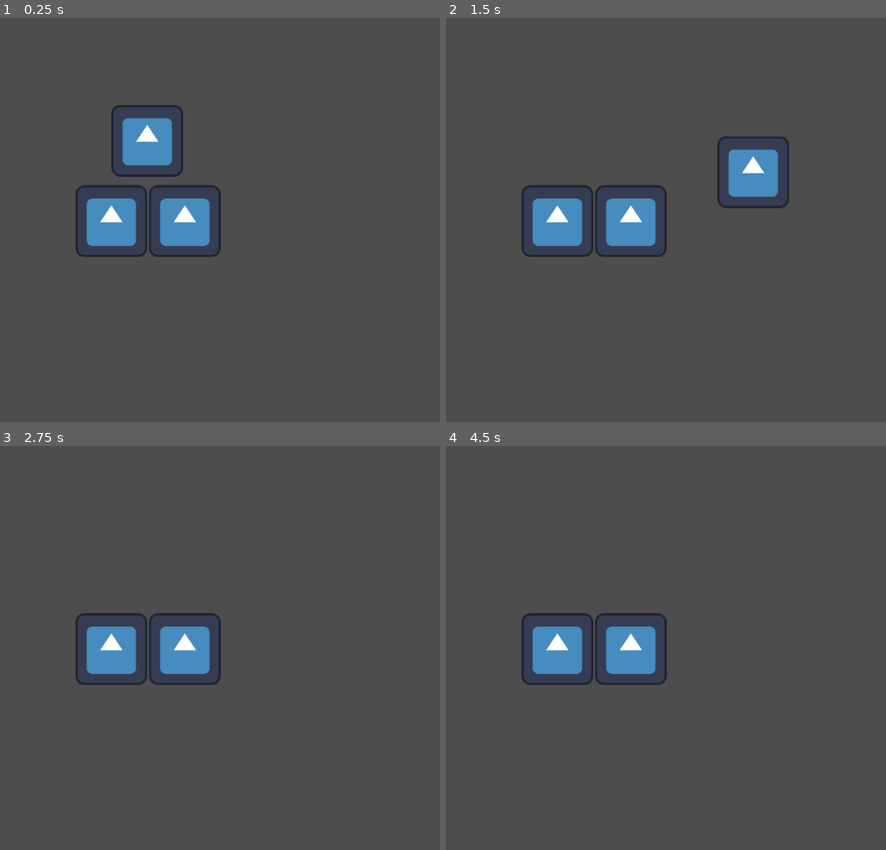
Above: before the commit, frames 1-4 (two rows, left to right).
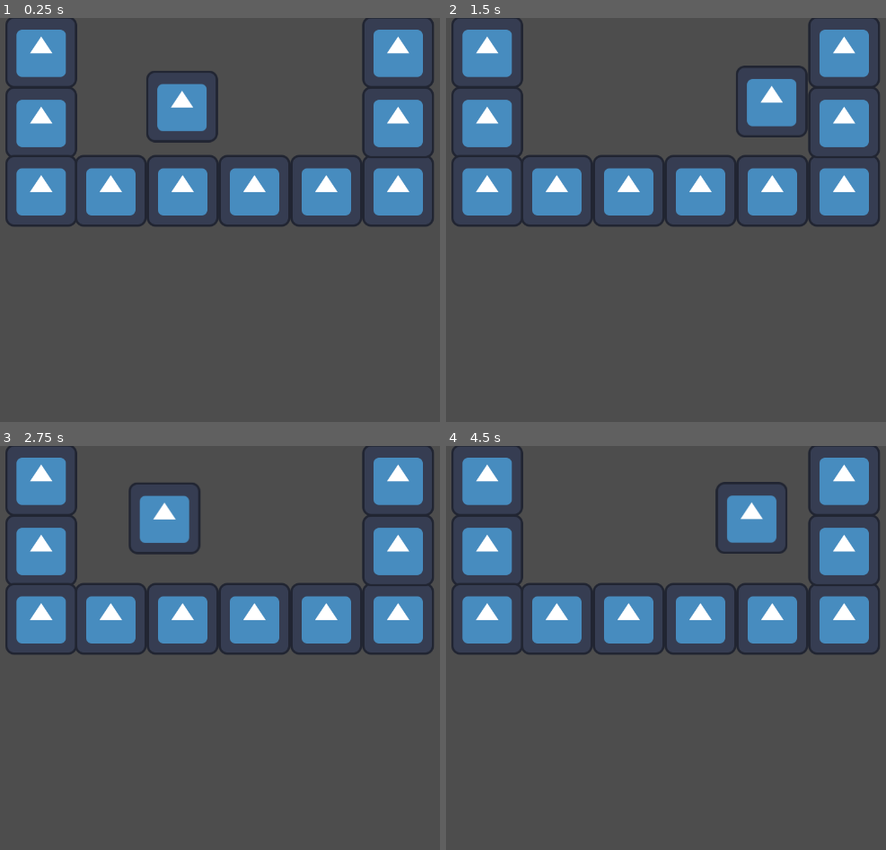
Above: after the commit, the same moments.

Repository: Askerad/LD54
Game: Godot game, scene res://Levels/Marco_Test_Scene.tscn
Same seed, same stepped clock (60 frames per second), same inputs: the game is played once before the commit and once after it. The project has no main scene, so this scene is started directly. The engine's default icon, where the game draws it, is replaced by a stand-in: a white triangle on a blue panel in a dark square.
Inputs:
- Up to frame 1 (0.25 s): no input
- Up to frame 2 (1.5 s): tap Enter (ui_accept) at 0.5, 1.35 s; hold Enter (ui_accept) 0.53-1.28 s; hold Right (ui_right) from 0.53 s (still down)
- Up to frame 3 (2.75 s): tap Enter (ui_accept) at 1.52, 1.82 s; release Right (ui_right) at 2.03 s; hold Left (ui_left) from 2.03 s (still down); hold Enter (ui_accept) from 2.03 s (still down)
- Up to frame 4 (4.5 s): release Left (ui_left) at 2.78 s; release Enter (ui_accept) at 2.78 s; hold Right (ui_right) 2.78-4.28 s; tap Enter (ui_accept) at 2.85, 3.02, 3.32, 4.35 s; hold Enter (ui_accept) 3.53-4.28 s; hold Left (ui_left) from 4.28 s (still down)

The runs differ from the first frame. In frame 1, 20% of the frame differs, in the area x 1-99%, y 0-60%; in frame 2, 20%; in frame 3, 19%; in frame 4, 19%.

Commit message:
Wall Jump V1

Diff:
--- a/Characters/Player/character.gd
+++ b/Characters/Player/character.gd
@@ -1,29 +1,63 @@
 extends CharacterBody2D
 
-
+@export var delay = 0.3
+@export var wall_delay = 0.3
 @export var SPEED = 300.0
 @export var JUMP_VELOCITY = -400.0
-
+@export var wall_jump_delay = 2
 #var _airtime: float = 0.0
 
 # Get the gravity from the project settings to be synced with RigidBody nodes.
 var gravity = ProjectSettings.get_setting("physics/2d/default_gravity")
 
-# timer for the coyote jump
+
+var wall_grabbed = 0
+var wall_jumped = 0
+
 var Jump_buffer = null
-@export var delay = 0.3
+var wall_jump_timer = null
+var wall_stance_timer = null
 
 func _ready():
+	#set timers for the functions
 	Jump_buffer = Timer.new()
 	Jump_buffer.one_shot = true
 	Jump_buffer.wait_time = delay
 	add_child(Jump_buffer)
 
+	wall_stance_timer = Timer.new()
+	wall_stance_timer.one_shot = true
+	wall_stance_timer.wait_time= wall_delay
+	add_child(wall_stance_timer)
+
+	wall_jump_timer = Timer.new()
+	wall_jump_timer.one_shot = true
+	wall_jump_timer.wait_time= wall_jump_delay
+	add_child(wall_jump_timer)
 
 func jump():
 		velocity.y = JUMP_VELOCITY
+		#cut if jump button is released before max velocity
 		if !Input.is_action_pressed("ui_accept"):
 			jump_cut()
+
+func wallgrab(direction):
+	if is_on_wall() and direction and !is_on_floor() and wall_grabbed == 0:
+		wall_grabbed = 1
+		wall_stance_timer.start()
+	if !wall_stance_timer.is_stopped():
+		velocity.y = 0
+		if Input.is_action_just_pressed("ui_accept"):
+			wall_stance_timer.stop()
+			wall_jump(direction)
+		#print ("I touched da wall")
+
+func wall_jump(direction):
+	wall_jumped = 1
+	wall_jump_timer.start()
+	velocity.y = JUMP_VELOCITY
+	velocity.x = -direction * SPEED + (direction * -2000)
+
 
 func jump_cut():
 	Jump_buffer.stop()
@@ -34,13 +68,15 @@
 	# Add the gravity.
 	if not is_on_floor():
 		velocity.y += gravity * delta
+	else:
+		wall_grabbed = 0
 
 	if Input.is_action_pressed("ui_accept"):
 		if is_on_floor():
-			print("jump classique")
+			#print("jump classique")
 			jump()
 		else:
-			print("space in space")
+			#print("space in space")
 			Jump_buffer.start()
 	if is_on_floor():
 		if !Jump_buffer.is_stopped():
@@ -51,13 +87,21 @@
 	# Handle Jump.
 
 
-
 	# Get the input direction and handle the movement/deceleration.
 	# As good practice, you should replace UI actions with custom gameplay actions.
 	var direction = Input.get_axis("ui_left", "ui_right")
-	if direction:
-		velocity.x = direction * SPEED
+	if direction and wall_jumped == 0:
+		wall_jumped = 1
+		velocity.x = lerp(velocity.x, direction * SPEED, 0.15)
 	else:
 		velocity.x = lerp(velocity.x, 0.0, 0.2)
 
+	#will activate if player is in the air
+	wallgrab(direction)
+	if is_on_wall() and direction and !is_on_floor() and Input.is_action_just_pressed("ui_accept"):
+		wall_jump(direction)
+
+	if wall_jump_timer.is_stopped:
+		wall_jumped = 0
+
 	move_and_slide()
--- a/Levels/Marco_Test_Scene.tscn
+++ b/Levels/Marco_Test_Scene.tscn
@@ -6,10 +6,34 @@
 [node name="Node2D" type="Node2D"]
 
 [node name="CharacterBody2D" parent="." instance=ExtResource("1_1maxv")]
-position = Vector2(408, 186)
+position = Vector2(470, 125)
 
 [node name="Node2D" parent="." instance=ExtResource("2_b67ky")]
-position = Vector2(344, 362)
+position = Vector2(219, 186)
+
+[node name="Node2D" parent="Node2D" instance=ExtResource("2_b67ky")]
+position = Vector2(0, 122)
+
+[node name="Node2D2" parent="Node2D" instance=ExtResource("2_b67ky")]
+position = Vector2(0, -125)
 
 [node name="Node2D2" parent="." instance=ExtResource("2_b67ky")]
-position = Vector2(475, 362)
+position = Vector2(343, 308)
+
+[node name="Node2D2" parent="Node2D2" instance=ExtResource("2_b67ky")]
+position = Vector2(128, 0)
+
+[node name="Node2D2" parent="Node2D2/Node2D2" instance=ExtResource("2_b67ky")]
+position = Vector2(128, 0)
+
+[node name="Node2D2" parent="Node2D2/Node2D2/Node2D2" instance=ExtResource("2_b67ky")]
+position = Vector2(128, 0)
+
+[node name="Node2D2" parent="Node2D2/Node2D2/Node2D2/Node2D2" instance=ExtResource("2_b67ky")]
+position = Vector2(128, 0)
+
+[node name="Node2D2" parent="Node2D2/Node2D2/Node2D2/Node2D2/Node2D2" instance=ExtResource("2_b67ky")]
+position = Vector2(0, -122)
+
+[node name="Node2D2" parent="Node2D2/Node2D2/Node2D2/Node2D2/Node2D2/Node2D2" instance=ExtResource("2_b67ky")]
+position = Vector2(0, -125)
